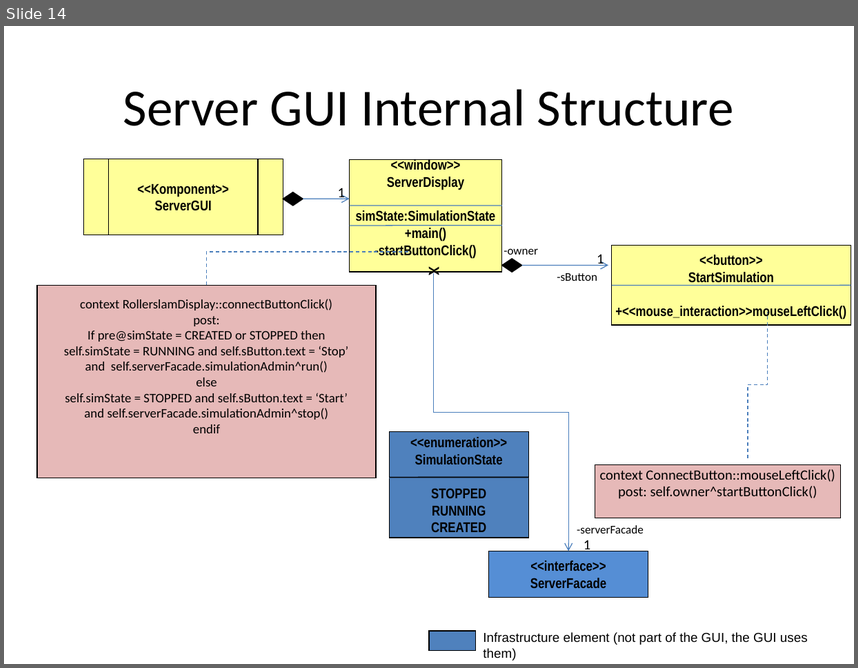
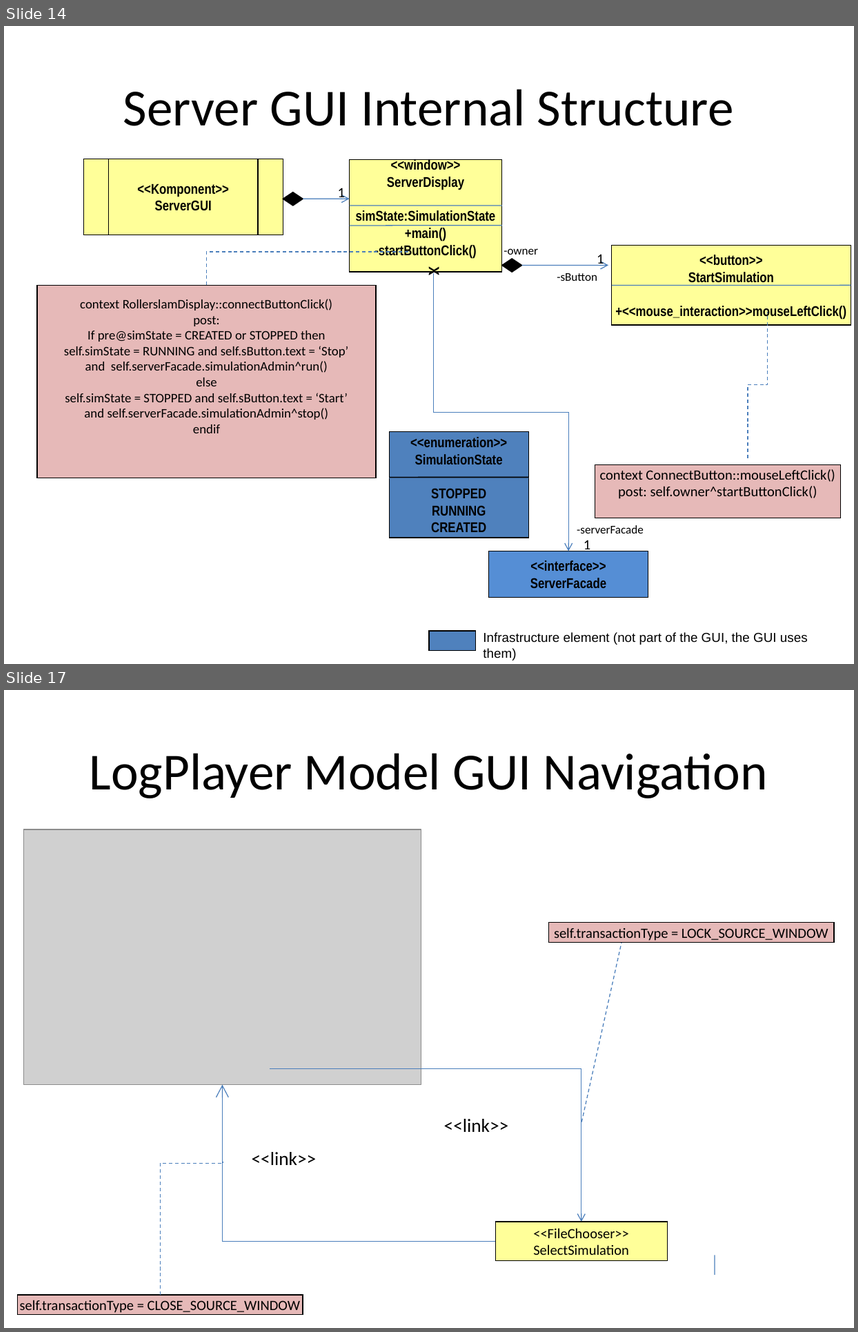
Before and after one commit to krishprince/rollerslam, a slide deck: docs/GUI/GUIModels.ppt. Shown one above the other, each under a label of ours: slide 14 before the commit, slides 14 and 17 after it; the slides between them are not shown. The pictures are 858x668 and 858x1332 pixels, drawn with LibreOffice and Linux fonts; fonts in the diff are those of the drawing; grey boxes stand for pictures. Boxes give left, top, right and bottom in pixels: in the first picture for what was removed or moved away, otherwise in the second. Text is boxed around its words. In the diff, an @@ line names an element or a change of style, - is before the commit and + after.

Commit message:
Log player GUI models.

```diff
--- a/docs/GUI/GUIModels.ppt
+++ b/docs/GUI/GUIModels.ppt
@@ slide 17 added at <box>4,690,854,1328</box>, background #FFFFFF @@
@@ title added at <box>90,753,768,798</box>, 44 pt, text #000000 @@
+LogPlayer Model GUI Navigation
@@ picture added at <box>23,829,421,1085</box> @@
@@ rectangle added at <box>549,922,835,942</box>, fill #E6B9B8, outline #000000 0.74 pt, 12 pt, text #000000 @@
+self.transactionType = LOCK_SOURCE_WINDOW
@@ line added from (582, 1122) to (621, 943), #4A7EBB 0.74 pt dashed @@
@@ elbow arrow added from (269, 1068) to (582, 1221), #4A7EBB 0.74 pt @@
@@ elbow arrow added from (495, 1241) to (223, 1085), #4A7EBB 0.74 pt @@
@@ text added at <box>444,1118,509,1132</box>, 16 pt, text #000000 @@
+<<link>>
@@ elbow line added from (161, 1294) to (223, 1162), #4A7EBB 0.74 pt dashed @@
@@ text added at <box>252,1152,317,1165</box>, 16 pt, text #000000 @@
+<<link>>
@@ rectangle added at <box>495,1221,667,1261</box>, fill #FFFF99, outline #000000 0.74 pt, 12 pt, text #000000 @@
+<<FileChooser>>
+SelectSimulation
@@ line added from (715, 1274) to (715, 1254), #4A7EBB 0.74 pt @@
@@ rectangle added at <box>18,1294,303,1314</box>, fill #E6B9B8, outline #000000 0.74 pt, 12 pt, text #000000 @@
+self.transactionType = CLOSE_SOURCE_WINDOW
```
Also in this commit, not shown: 2 slides changed, 10 other slides added.
